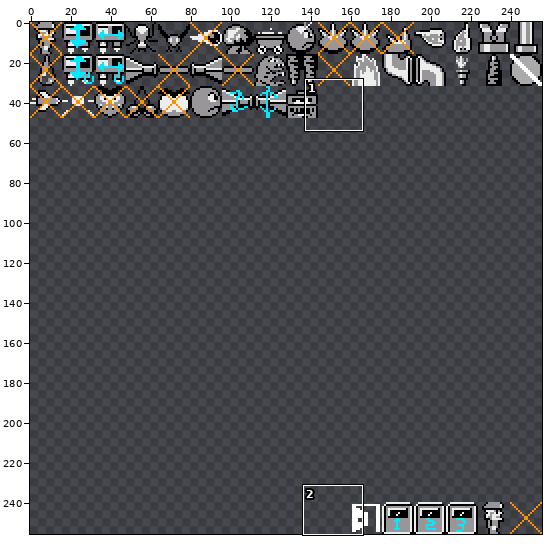
One commit to this sprite sheet: gfx/entities.png. The picture above shows the old version from afar; the outline marks the close-up.
Close-up. Before:
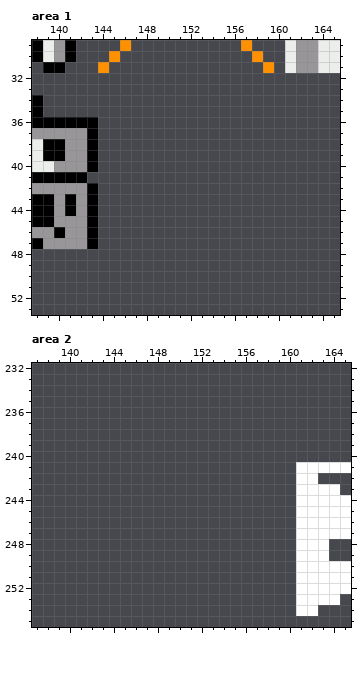
The file is 256x256 pixels. Shown: area 1: x 138..165, y 29..53; area 2: x 137..165, y 232..255.
Once edited:
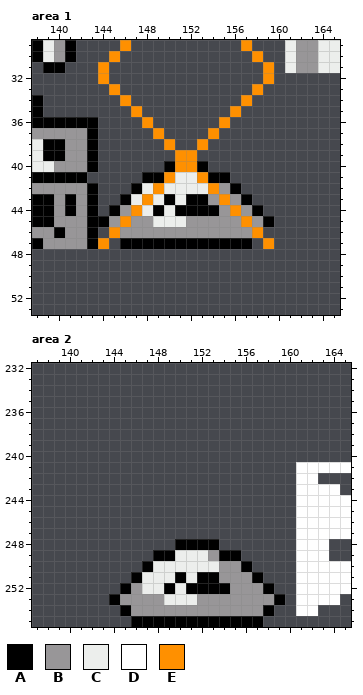
Palette (. is transparent): A #000000  B #989698  C #eceeec  D #ffffff  E #ff9000
Change:
Area 1:
There is now colour A in row 40 at x 150 and 153; in row 41 at x 148 to 149 and 154 to 155; in row 42 at x 147 and 156; in row 43 at x 146, 150, 152 to 153 and 157; in row 44 at x 145, 149, 151 to 154 and 158; in row 45 at x 144 and 159.
There is now colour A in row 47 at x 146 to 157.
There is now colour B in row 42 at x 155; in row 43 at x 154 and 156; in row 44 at x 146, 155 and 157; in row 45 at x 145, 147 to 148, 152 to 156 and 158; in row 46 at x 146 to 157.
There is now colour C in row 41 at x 151 to 152; in row 42 at x 148 and 150 to 153; in row 43 at x 147, 149 and 151; in row 44 at x 148 and 150; in row 45 at x 149 to 151.
There is now colour E in row 32 at x 144 and 159; in row 33 at x 145 and 158; in row 34 at x 146 and 157; in row 35 at x 147 and 156; in row 36 at x 148 and 155; in row 37 at x 149 and 154.
There is now colour E in row 38 at x 150 and 153; in rows 39 to 40 at x 151 to 152; in row 41 at x 150 and 153; in row 42 at x 149 and 154; in row 43 at x 148 and 155; in row 44 at x 147 and 156.
There is now colour E in row 45 at x 146 and 157; in row 46 at x 145 and 158; in row 47 at x 144 and 159.
Area 2:
There is now colour A in row 248 at x 150 to 153; in row 249 at x 148 to 149 and 154 to 155; in row 250 at x 147 and 156; in row 251 at x 146, 150, 152 to 153 and 157; in row 252 at x 145, 149, 151 to 154 and 158; in row 253 at x 144 and 159.
There is now colour A in row 254 at x 145 and 158; in row 255 at x 146 to 157.
There is now colour B in row 249 at x 153; in row 250 at x 154 to 155; in row 251 at x 154 to 156; in row 252 at x 146 and 155 to 157; in row 253 at x 145 to 148 and 152 to 158; in row 254 at x 146 to 157.
There is now colour C in row 249 at x 150 to 152; in row 250 at x 148 to 153; in row 251 at x 147 to 149 and 151; in row 252 at x 147 to 148 and 150; in row 253 at x 149 to 151.
Changed places in both close-ups, as pixel boxes (x1, y1, x2, y2):
added: (98, 73, 274, 249)
added: (109, 539, 285, 627)
